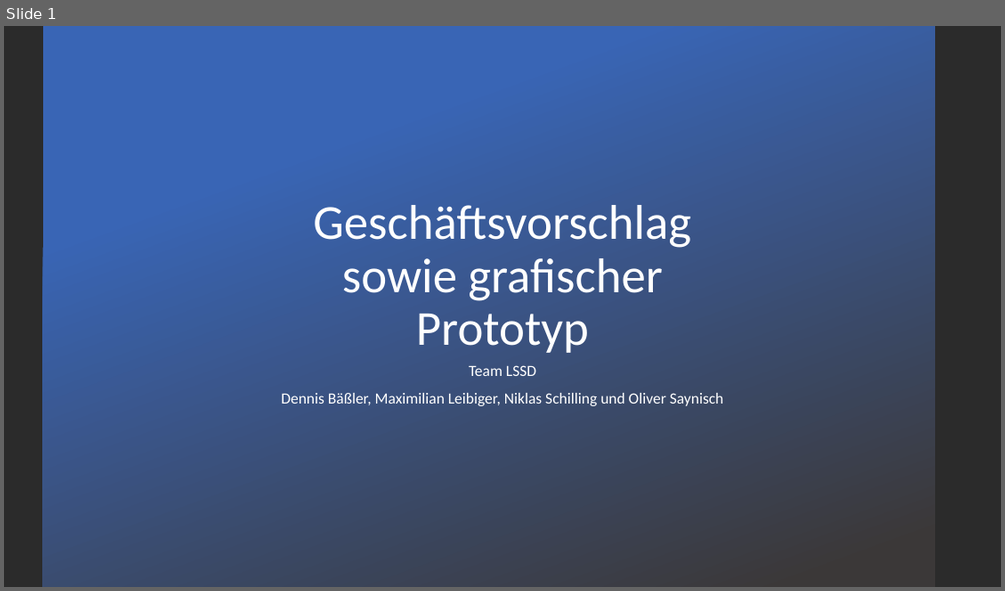
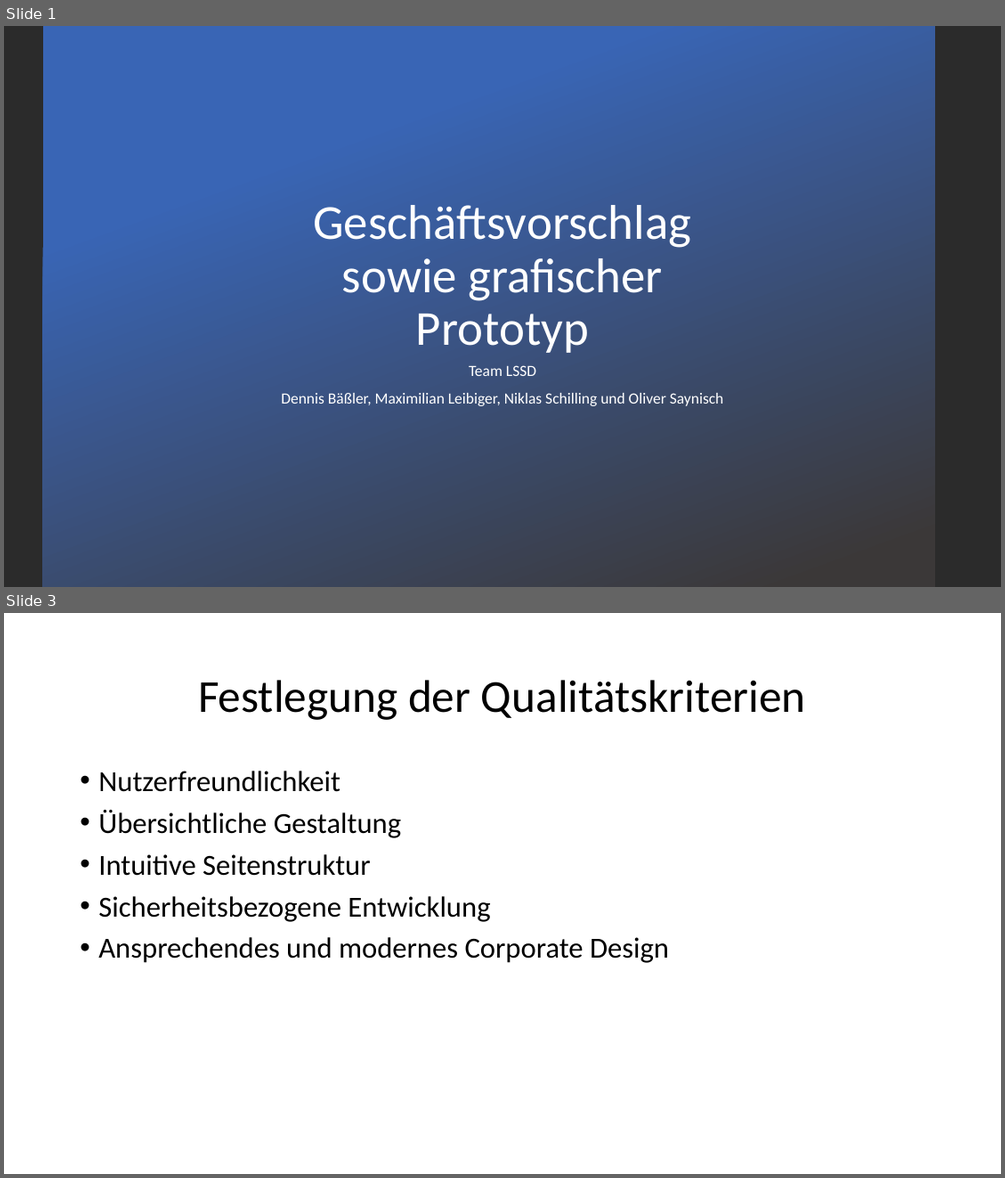
Before and after one commit to Sick0123/Pr_webAnw2, a slide deck: Geschäftsvorschlag sowie grafischer Prototyp.pptx. Shown one above the other, each under a label of ours: slide 1 before the commit, slides 1 and 3 after it; the slides between them are not shown. The pictures are 1005x591 and 1005x1178 pixels, drawn with LibreOffice and Linux fonts; fonts in the diff are those of the drawing; background and template pictures are left out; a plain dark background stands for a picture behind light text. Boxes give left, top, right and bottom in pixels: in the first picture for what was removed or moved away, otherwise in the second. Text is boxed around its words. In the diff, an @@ line names an element or a change of style, - is before the commit and + after.

```diff
--- a/Geschäftsvorschlag sowie grafischer Prototyp.pptx
+++ b/Geschäftsvorschlag sowie grafischer Prototyp.pptx
@@ slide 3 added at (x1=4, y1=613, x2=1001, y2=1174), background #FFFFFF @@
@@ title added at (x1=198, y1=680, x2=806, y2=720), 44 pt, text #000000 @@
+Festlegung der Qualitätskriterien
@@ text added at (x1=98, y1=771, x2=669, y2=963), 28 pt, text #000000 @@
+• Nutzerfreundlichkeit
+• Übersichtliche Gestaltung
+• Intuitive Seitenstruktur
+• Sicherheitsbezogene Entwicklung
+• Ansprechendes und modernes Corporate Design
```
Also in this commit, not shown: 12 other slides added, 7 slides removed, 2 other files.
